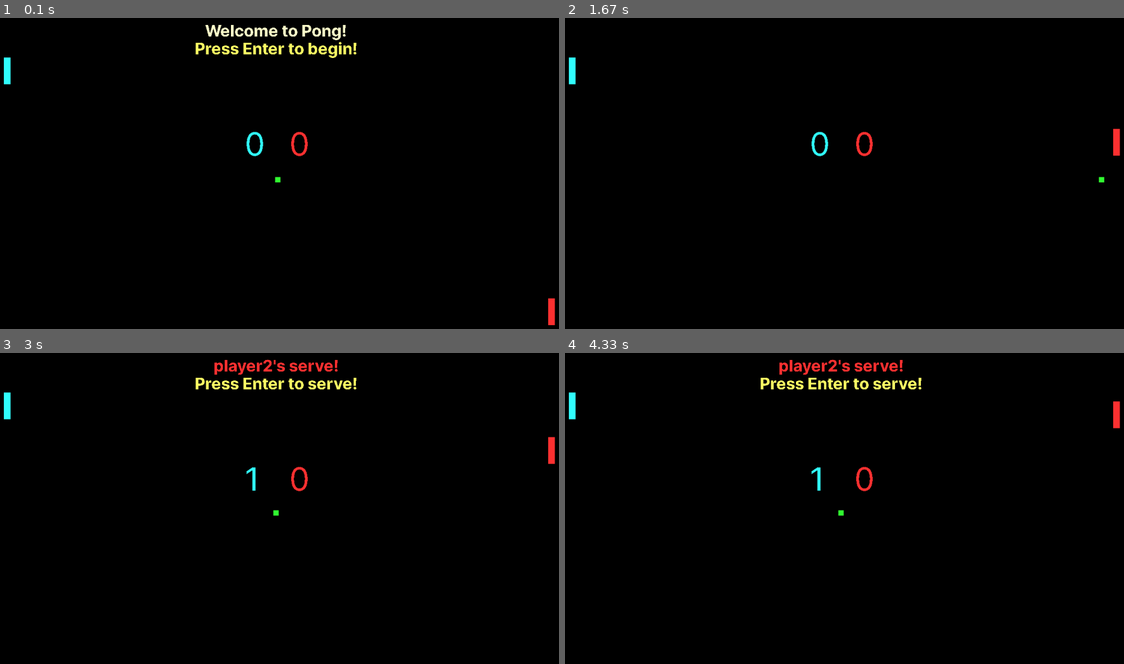
Above: before the commit, frames 1-4 (two rows, left to right).
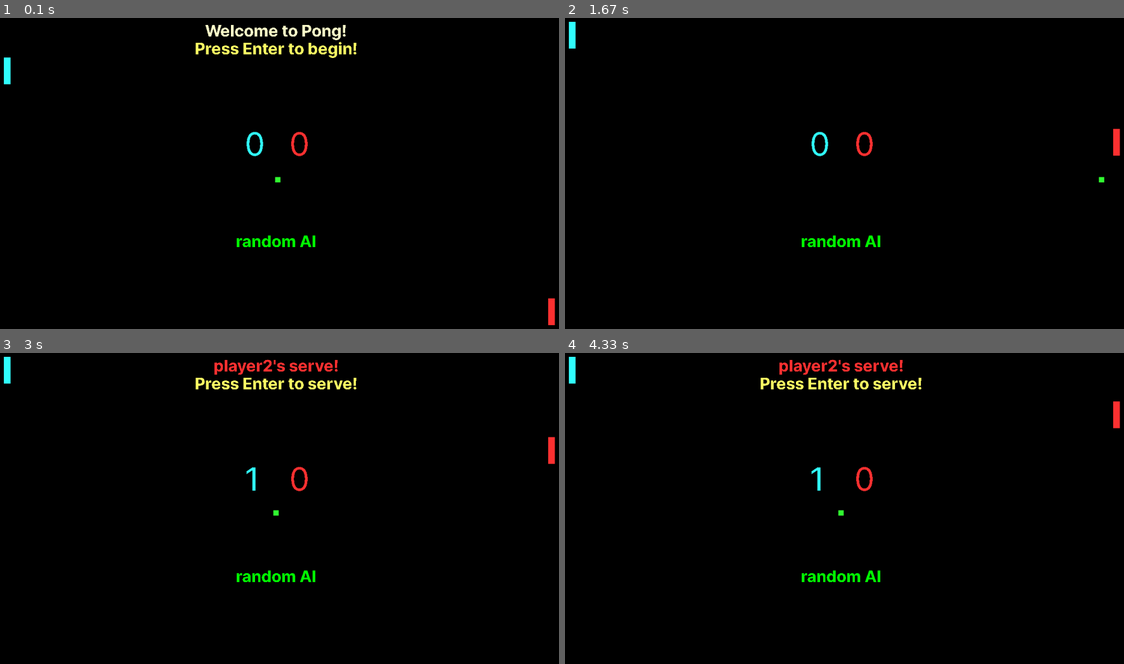
Above: after the commit, the same moments.

Repository: pattarapolwnr/pong-pygame
Game: pygame game, started from main.py
Same seed, same stepped clock (60 frames per second), same inputs: the game is played once before the commit and once after it.
Inputs:
- Up to frame 1 (0.1 s): no input
- Up to frame 2 (1.67 s): tap Enter at 0.33, 0.67 s; hold Enter 1-1.47 s; hold Up 1-1.47 s; hold Up from 1.5 s (still down)
- Up to frame 3 (3 s): release Up at 1.97 s; hold Down 2-2.3 s; hold Up 2.33-2.7 s; hold Down from 2.73 s (still down)
- Up to frame 4 (4.33 s): release Down at 3.1 s; hold Up 3.13-3.43 s; hold Down 3.47-3.77 s; hold Up 3.8-4.17 s; hold Down from 4.2 s (still down)

The runs differ from the first frame. In frame 1, 0.3% of the frame differs, in the area x 42-57%, y 69-74%; in frame 2, 0.5%, in the area x 0-57%, y 1-74%; in frame 3, 0.5%; in frame 4, 0.5%.

Commit message:
feat: added Random AI & Strong AI

Diff:
--- /dev/null
+++ b/Paddle_AI.py
@@ -0,0 +1,33 @@
+import pygame
+
+
+class Paddle_AI:
+    def __init__(self, screen, x, y, width, height, screen_width, screen_height, number):
+        self.screen = screen
+
+        self.x = x
+        self.y = y
+        self.width = width
+        self.height = height
+        self.dy = 0
+
+        self.number = number
+
+        self.s_width = screen_width
+        self.s_height = screen_height
+
+        self.rect = pygame.Rect(self.x, self.y, self.width, self.height)
+
+    def update(self, dt):
+        if self.dy > 0:
+            if self.rect.y + self.height < 700:
+                self.rect.y += self.dy*dt
+        else:
+            if self.rect.y >= 20:
+                self.rect.y += self.dy*dt
+
+    def render(self):
+        if self.number == 1:
+            pygame.draw.rect(self.screen, (51, 255, 255), self.rect)
+        elif self.number == 2:
+            pygame.draw.rect(self.screen, (255, 51, 51), self.rect)
--- a/main.py
+++ b/main.py
@@ -2,8 +2,10 @@
 import math
 import random
 import sys
+import time
 from pygame import mixer
 from Paddle import Paddle
+from Paddle_AI import Paddle_AI
 from Ball import Ball
 
 WIDTH = 1280
@@ -29,7 +31,7 @@
             'wall_hit': mixer.Sound('sounds/wall_hit.wav')
         }
 
-        self.player1 = Paddle(self.screen, 30, 90, 15, 60, WIDTH, HEIGHT, 1)
+        self.player1 = Paddle_AI(self.screen, 30, 90, 15, 60, WIDTH, HEIGHT, 1)
         self.player2 = Paddle(self.screen, WIDTH - 30,
                               HEIGHT - 90, 15, 60, WIDTH, HEIGHT, 2)
 
@@ -48,6 +50,9 @@
         # 4. 'done' (the game is over, with a victor, ready for restart)
 
         self.game_state = 'start'
+
+        self.mode = 'randomai'
+        self.lastmove = time.time()
 
         self.small_font = pygame.font.Font('./interbold.ttf', 36)
         self.large_font = pygame.font.Font('./interbold.ttf', 72)
@@ -70,8 +75,46 @@
             str(self.player1_score), False, (51, 255, 255))
         self.t_p2_score = self.score_font.render(
             str(self.player2_score), False, (255, 51, 51))
+        self.t_mode = self.small_font.render(
+            str(self.player2_score), False, (0, 255, 0))
 
         self.max_frame_rate = 60
+
+     # Moving Random AI
+    def randomai_move(self):
+        current_time = time.time()
+        if current_time - self.lastmove >= 1:
+            choices = ["up", "down"]
+            direction = random.choice(choices)
+            if direction == "up":
+                move = +PADDLE_SPEED
+                self.player1.dy = move
+            elif direction == "down":
+                move = -PADDLE_SPEED
+                self.player1.dy = move
+            self.lastmove = time.time()
+
+    # Strong AI
+    def strongai_move(self):
+        current_time = time.time()
+        if self.player1.rect.y < self.ball.rect.y:
+            direction = +PADDLE_SPEED
+            if current_time - self.lastmove >= 1:
+                if self.ball.rect.y - self.player1.rect.y < 100:
+                    self.player1.dy = direction*0.3
+                else:
+                    self.player1.dy = direction
+                self.lastmove = time.time()
+        elif self.player1.rect.y > self.ball.rect.y:
+            direction = -PADDLE_SPEED
+            if current_time - self.lastmove >= 1:
+                if self.player1.rect.y - self.ball.rect.y < 100:
+                    self.player1.dy = direction*0.3
+                else:
+                    self.player1.dy = direction
+                self.lastmove = time.time()
+        else:
+            direction = 0
 
     def update(self, dt):
         if self.game_state == "serve":
@@ -80,7 +123,13 @@
                 self.ball.dx = random.uniform(420, 600)
             else:
                 self.ball.dx = -random.uniform(420, 600)
+
         elif self.game_state == 'play':
+            if self.mode == 'randomai':
+                self.randomai_move()
+            elif self.mode == 'strongai':
+                self.strongai_move()
+
             if self.ball.Collides(self.player1):
                 self.ball.dx = -self.ball.dx * 1.03  # reflect speed multiplier
                 self.ball.rect.x = self.player1.rect.x + 15
@@ -118,7 +167,10 @@
                 self._SwitchPlayer(1)
                 self.player2_score += 1
                 self.music_channel.play(self.sounds_list['score'])
-                if self.player2_score == WINNING_SCORE:
+                if self.player2_score == WINNING_SCORE and self.mode == 'randomai':
+                    self._WinningPlayer(2)
+                    self.game_state = 'pass-randomai'
+                elif self.player2_score == WINNING_SCORE and self.mode == 'strongai':
                     self._WinningPlayer(2)
                     self.game_state = 'done'
                 else:
@@ -156,7 +208,8 @@
                         self.game_state = 'serve'
                     elif self.game_state == 'serve':
                         self.game_state = 'play'
-                    elif self.game_state == 'done':
+                    elif self.game_state == 'pass-randomai':
+                        self.mode = 'strongai'
                         self.game_state = 'serve'
                         self.ball.Reset()
 
@@ -169,14 +222,28 @@
                         else:
                             self._SwitchPlayer(1)
 
+                    elif self.game_state == 'done':
+                        self.mode = 'randomai'
+                        self.game_state = 'serve'
+                        self.ball.Reset()
+
+                        # reset score
+                        self.player1_score = 0
+                        self.player2_score = 0
+
+                        if self.winning_player == 1:
+                            self._SwitchPlayer(2)
+                        else:
+                            self._SwitchPlayer(1)
+
         # continuous input
         key = pygame.key.get_pressed()
-        if key[pygame.K_w]:
-            self.player1.dy = -PADDLE_SPEED
-        elif key[pygame.K_s]:
-            self.player1.dy = PADDLE_SPEED
-        else:
-            self.player1.dy = 0
+        # if key[pygame.K_w]:
+        #     self.player1.dy = -PADDLE_SPEED
+        # elif key[pygame.K_s]:
+        #     self.player1.dy = PADDLE_SPEED
+        # else:
+        #     self.player1.dy = 0
         if key[pygame.K_UP]:
             self.player2.dy = -PADDLE_SPEED
         elif key[pygame.K_DOWN]:
@@ -226,6 +293,7 @@
             self.screen.blit(self.t_press_restart, text_rect)
 
         self.DisplayScore()
+        self.DisplayMode()
 
         self.player1.render()
         self.player2.render()
@@ -239,6 +307,16 @@
         self.screen.blit(self.t_p1_score, (WIDTH/2 - 70, HEIGHT/3))
         self.screen.blit(self.t_p2_score, (WIDTH / 2 + 30, HEIGHT / 3))
 
+    def DisplayMode(self):
+        if self.mode == 'randomai':
+            self.t_mode = self.small_font.render(
+                "random AI", False, (0, 255, 0))
+            self.screen.blit(self.t_mode, (WIDTH/2 - 90, HEIGHT/1.5))
+        else:
+            self.t_mode = self.large_font.render(
+                "strong AI", False, (255, 0, 0))
+            self.screen.blit(self.t_mode, (WIDTH/2 - 150, HEIGHT/1.5))
+
 
 if __name__ == '__main__':
     main = GameMain()
